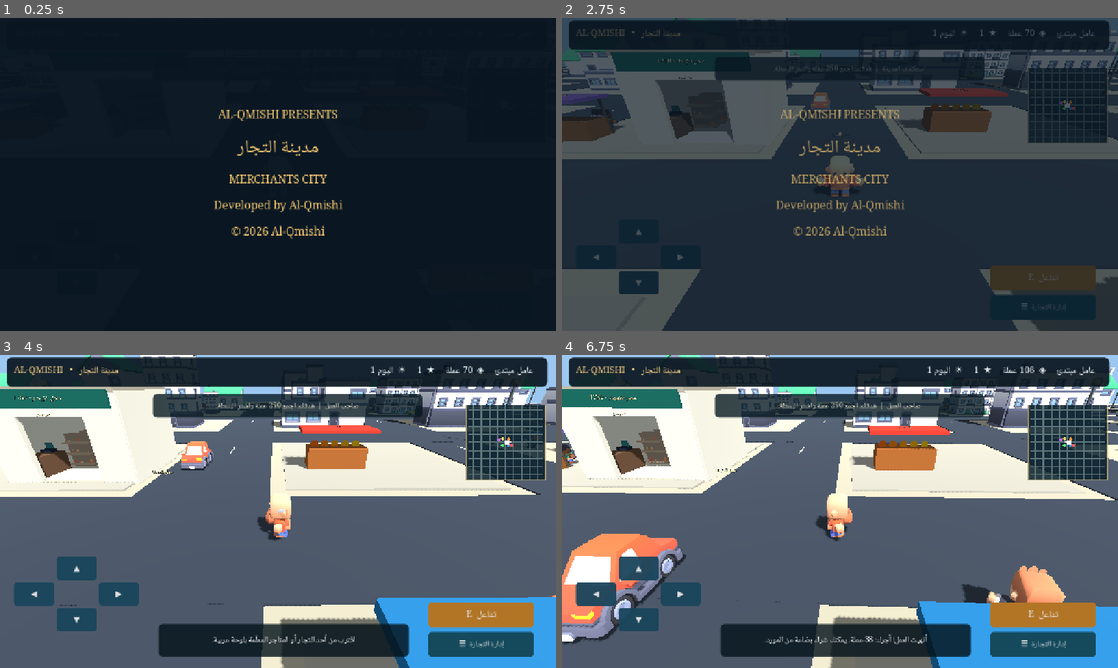
Above: before the commit, frames 1-4 (two rows, left to right).
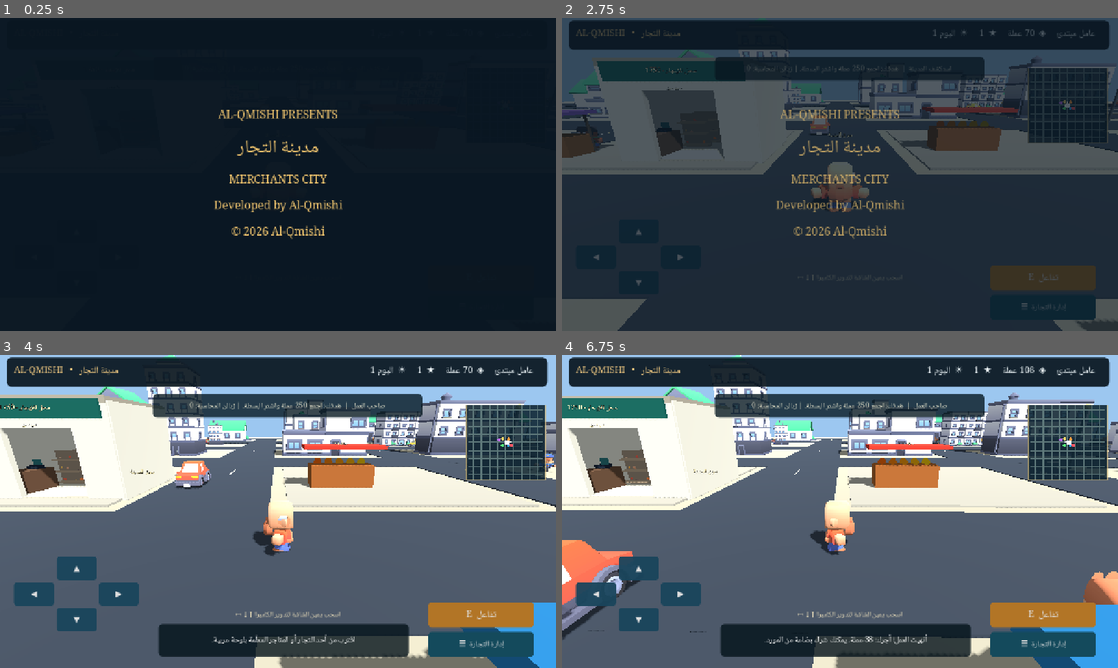
Above: after the commit, the same moments.

Repository: lllbx5ll-crypto/LLLLSLLLL
Game: Godot game, scene res://scenes/Main.tscn
Same seed, same stepped clock (60 frames per second), same inputs: the game is played once before the commit and once after it.
Inputs (mouse positions are in pixels of both pictures, inside the frame that each line leads up to):
- Up to frame 1 (0.25 s): no input
- Up to frame 2 (2.75 s): click "▲" at 0.5 s; click "◀" at 1.25 s; click "▶" at 2 s
- Up to frame 3 (4 s): tap Enter at 2.75 s; move the mouse to (400, 495) at 2.77 s; hold D 2.78-3.5 s; tap E at 2.85 s; click (400, 495) at 2.92 s; drag from (166, 527) to (250, 574) at 3.52 s
- Up to frame 4 (6.75 s): move the mouse to (895, 442) at 4.27 s; hold D 4.28-5 s; tap E at 4.35, 5.85 s; click (895, 442) at 4.42 s; drag from (812, 574) to (673, 464) at 5.02 s; move the mouse to (1006, 558) at 5.77 s; hold A 5.78-6.5 s; click (1006, 558) at 5.92 s; drag from (673, 464) to (756, 433) at 6.52 s

The runs differ from the first frame. In frame 2, 20% of the frame differs, in the area x 0-100%, y 0-100%; in frame 3, 27%; in frame 4, 32%.

Commit message:
Implement touch orbit camera and AI customer shopping queue and checkout loop

Diff:
--- /dev/null
+++ b/scripts/CustomerSystem.gd
@@ -0,0 +1,155 @@
+extends Node3D
+## Customers actually enter the player's stall/shop, choose goods,
+## walk to the register, queue and leave after checkout.
+## A small capped queue prevents heavy simulation costs on mobile.
+
+signal customer_news(message: String)
+signal queue_changed()
+
+const MAX_CUSTOMERS: int = 4
+const ARRIVAL_SECONDS: float = 10.0
+const ACTOR_SPEED: float = 2.35
+const CHARACTERS = [
+	"character-female-a", "character-male-c", "character-male-e",
+	"character-female-b", "character-female-c", "character-male-d"
+]
+
+var economy: Node
+var city: Node3D
+var customers: Array[Dictionary] = []
+var spawn_clock: float = 6.0
+var serial: int = 0
+
+func configure(economy_node: Node, city_node: Node3D) -> void:
+	economy = economy_node
+	city = city_node
+
+func _ready() -> void:
+	name = "CustomerSystem"
+
+func _process(delta: float) -> void:
+	if economy == null or not economy.stall_owned:
+		return
+	spawn_clock += delta
+	if spawn_clock >= ARRIVAL_SECONDS:
+		spawn_clock = 0.0
+		if customers.size() < MAX_CUSTOMERS:
+			_spawn()
+	for customer in customers.duplicate():
+		var actor: Node3D = customer["actor"]
+		var route: Array = customer["route"]
+		var segment: int = int(customer["segment"])
+		if segment >= route.size():
+			continue
+		var target: Vector3 = route[segment]
+		var delta_pos: Vector3 = target - actor.position
+		delta_pos.y = 0.0
+		if delta_pos.length() < 0.12:
+			customer["segment"] = segment + 1
+			if int(customer["segment"]) >= route.size():
+				if customer["leaving"]:
+					customers.erase(customer)
+					actor.queue_free()
+					queue_changed.emit()
+				else:
+					customer["ready"] = true
+					queue_changed.emit()
+			continue
+		actor.position = actor.position.move_toward(Vector3(target.x, actor.position.y, target.z), ACTOR_SPEED * delta)
+		actor.rotation.y = lerp_angle(actor.rotation.y, atan2(-delta_pos.x, -delta_pos.z), minf(1.0, delta * 8.0))
+		var model: Node3D = customer.get("model", null)
+		if model != null:
+			model.position.y = 0.025 * absf(sin(Time.get_ticks_msec() * 0.012 + float(customer["id"])))
+
+func _spawn() -> void:
+	if economy == null or not economy.stall_owned:
+		return
+	var at_shop: bool = economy.shop_owned
+	var store_center: Vector3 = city.LOCATIONS["shop"] if at_shop else city.LOCATIONS["stall"]
+	var actor := Node3D.new()
+	actor.name = "Customer_%03d" % serial
+	actor.position = store_center + Vector3(6.5 + float(serial % 3), 0, 8.0)
+	add_child(actor)
+	var id_name: String = CHARACTERS[serial % CHARACTERS.size()]
+	serial += 1
+	var model: Node3D = null
+	var path: String = "res://assets/models/mini-characters/" + id_name + ".glb"
+	if ResourceLoader.exists(path):
+		var scene: Resource = load(path)
+		if scene is PackedScene:
+			model = (scene as PackedScene).instantiate()
+			actor.add_child(model)
+			preload("res://scripts/ModelFit.gd").person(model, 1.7)
+	if model == null:
+		var mesh := MeshInstance3D.new()
+		var shape := CapsuleMesh.new()
+		shape.radius = 0.3
+		shape.height = 1.7
+		mesh.mesh = shape
+		mesh.position.y = 0.85
+		actor.add_child(mesh)
+
+	var item_index: int = serial % economy.PRODUCTS.size()
+	var candidates: Array[int] = []
+	for i in range(economy.PRODUCTS.size()):
+		if economy.stock_for(i) > 0:
+			candidates.append(i)
+	if not candidates.is_empty():
+		item_index = candidates[serial % candidates.size()]
+	var route: Array[Vector3] = []
+	if at_shop:
+		route = [
+			store_center + Vector3(0, 0, 5.6), # enter through front door
+			store_center + Vector3(0.5, 0, -0.9), # choose product at a shelf
+			store_center + Vector3(-1.8, 0, 1.75) # walk up to cashier
+		]
+	else:
+		route = [store_center + Vector3(0, 0, 2.3)]
+	customers.append({
+		"actor": actor, "model": model, "route": route,
+		"segment": 0, "ready": false, "leaving": false,
+		"id": serial, "product_index": item_index, "quantity": 1
+	})
+	customer_news.emit("زبون جديد يقترب من %s، توجه إلى المحاسبة." % ("محلك" if at_shop else "بسطتك"))
+	queue_changed.emit()
+
+func waiting_count() -> int:
+	var count: int = 0
+	for customer in customers:
+		if bool(customer["ready"]) and not bool(customer["leaving"]):
+			count += 1
+	return count
+
+func next_item_name() -> String:
+	for customer in customers:
+		if customer["ready"] and not customer["leaving"]:
+			return str(economy.product(int(customer["product_index"]))["name"])
+	return "لا يوجد زبون عند المحاسبة"
+
+func checkout() -> String:
+	if economy == null or not economy.stall_owned:
+		return "اشترِ بسطة ووفّر منتجات أولاً."
+	for customer in customers:
+		if not customer["ready"] or customer["leaving"]:
+			continue
+		var idx: int = int(customer["product_index"])
+		var before: int = economy.sold_count
+		var result: String = economy.sell_stock(idx, int(customer["quantity"]))
+		if economy.sold_count == before:
+			return result
+		customer["ready"] = false
+		customer["leaving"] = true
+		var entrance: Vector3 = city.LOCATIONS["shop"] if economy.shop_owned else city.LOCATIONS["stall"]
+		customer["route"] = [entrance + Vector3(1, 0, 6), entrance + Vector3(9, 0, 10)]
+		customer["segment"] = 0
+		queue_changed.emit()
+		return "المحاسبة تمت! الزبون استلم %s. %s" % [economy.product(idx)["name"], result]
+	return "لا يوجد زبون جاهز الآن. الزبائن يدخلون ويتسوقون ثم يتوجهون للمحاسبة."
+
+func debug_spawn_customer() -> void:
+	_spawn()
+
+func debug_mark_arrived() -> void:
+	for customer in customers:
+		customer["segment"] = customer["route"].size()
+		customer["ready"] = true
--- a/scripts/Game.gd
+++ b/scripts/Game.gd
@@ -7,6 +7,13 @@
 var avatar: CharacterBody3D
 var camera: Camera3D
 var sound: Node
+var customer_system: Node
+var orbit_yaw: float = 0.0
+var orbit_pitch: float = 0.32
+var orbit_distance: float = 8.5
+var look_finger: int = -1
+var mouse_orbit: bool = false
+var footstep_distance: float = 0.0
 var ui_root: Control
 var hud: Label
 var product_info: Label
@@ -42,12 +49,16 @@
 	camera.far = 195.0
 	camera.current = true
 	add_child(camera)
-	camera.position = avatar.position + Vector3(0, 5.7, 9.2)
+	camera.position = avatar.position + Vector3(0, 4.5, 8.5)
 	camera.look_at(avatar.position + Vector3(0, 1.0, 0))
+	customer_system = preload("res://scripts/CustomerSystem.gd").new()
+	customer_system.configure(economy, city)
+	add_child(customer_system)
 	sound = preload("res://scripts/SoundFX.gd").new()
 	add_child(sound)
 	economy.changed.connect(_on_economy_changed)
 	economy.event_posted.connect(_announce)
+	customer_system.customer_news.connect(_announce)
 	_create_interface()
 	_on_economy_changed()
 	_start_credits()
@@ -66,17 +77,56 @@
 		var event_panel := ui_root.get_node_or_null("EventNoticePanel")
 		if event_panel != null:
 			event_panel.visible = notice_duration > 0.0
-	var target: Vector3 = avatar.position + Vector3(0, 5.7, 9.2)
-	camera.position = camera.position.lerp(target, minf(1.0, delta * 5.0))
-	camera.look_at(avatar.position + Vector3(0, 1.1, 0))
+	# Orbit camera: swipe the right side of the screen, or hold right mouse button.
+	var orbit_offset := Vector3(
+		sin(orbit_yaw) * cos(orbit_pitch) * orbit_distance,
+		sin(orbit_pitch) * orbit_distance + 1.5,
+		cos(orbit_yaw) * cos(orbit_pitch) * orbit_distance
+	)
+	var target: Vector3 = avatar.global_position + orbit_offset
+	camera.global_position = camera.global_position.lerp(target, minf(1.0, delta * 7.5))
+	camera.look_at(avatar.global_position + Vector3(0, 1.45, 0))
+	avatar.camera_yaw = orbit_yaw
 	var move := Vector2(float(direction_keys["right"]) - float(direction_keys["left"]), float(direction_keys["down"]) - float(direction_keys["up"]))
 	avatar.touch_move = move.normalized()
-	if avatar.position.distance_to(previous_walk_pos) > 0.03:
-		walking_sfx_timer += delta
-		if walking_sfx_timer >= 0.52:
-			sound.effect("step")
-			walking_sfx_timer = 0.0
+	# Footsteps are triggered by distance travelled, not frame rate.
+	var moved: float = Vector2(avatar.position.x - previous_walk_pos.x, avatar.position.z - previous_walk_pos.z).length()
+	footstep_distance += moved
+	if moved > 0.015 and footstep_distance > 1.85:
+		sound.effect("step")
+		footstep_distance = 0.0
+	if moved < 0.015:
+		footstep_distance = minf(footstep_distance, 1.85)
 	previous_walk_pos = avatar.position
+
+func _input(event: InputEvent) -> void:
+	if (trading_overlay != null and trading_overlay.visible) or (pop_overlay != null and pop_overlay.visible) or (help_overlay != null and help_overlay.visible):
+		return
+	var screen: Vector2 = get_viewport().get_visible_rect().size
+	if event is InputEventScreenTouch:
+		var touch := event as InputEventScreenTouch
+		if touch.pressed and look_finger == -1 and touch.position.x > screen.x * 0.27 and touch.position.y > screen.y * 0.22 and touch.position.y < screen.y * 0.77:
+			look_finger = touch.index
+		if not touch.pressed and touch.index == look_finger:
+			look_finger = -1
+	elif event is InputEventScreenDrag:
+		var drag := event as InputEventScreenDrag
+		if drag.index == look_finger:
+			_rotate_camera(drag.screen_relative)
+	elif event is InputEventMouseButton:
+		var mouse_button := event as InputEventMouseButton
+		if mouse_button.button_index == MOUSE_BUTTON_RIGHT:
+			mouse_orbit = mouse_button.pressed
+		elif mouse_button.pressed and mouse_button.button_index == MOUSE_BUTTON_WHEEL_UP:
+			orbit_distance = maxf(3.5, orbit_distance - 0.65)
+		elif mouse_button.pressed and mouse_button.button_index == MOUSE_BUTTON_WHEEL_DOWN:
+			orbit_distance = minf(13.0, orbit_distance + 0.65)
+	elif event is InputEventMouseMotion and mouse_orbit:
+		_rotate_camera((event as InputEventMouseMotion).relative)
+
+func _rotate_camera(delta_pixels: Vector2) -> void:
+	orbit_yaw = wrapf(orbit_yaw - delta_pixels.x * 0.0052, -PI, PI)
+	orbit_pitch = clampf(orbit_pitch - delta_pixels.y * 0.0048, -0.12, 1.13)
 
 func _unhandled_input(event: InputEvent) -> void:
 	if event is InputEventKey and event.pressed and not event.echo:
@@ -224,6 +274,16 @@
 	_create_trade_popup()
 	_create_sign_popup()
 	_create_help_popup()
+	var help_hint := Label.new()
+	help_hint.text = "اسحب يمين الشاشة لتدوير الكاميرا ↑ ↓ ↔"
+	help_hint.anchor_left = 0.285
+	help_hint.anchor_right = 0.75
+	help_hint.anchor_top = 0.81
+	help_hint.anchor_bottom = 0.845
+	help_hint.horizontal_alignment = HORIZONTAL_ALIGNMENT_CENTER
+	help_hint.add_theme_font_size_override("font_size", 16)
+	help_hint.add_theme_color_override("font_color", Color(0.99, 0.93, 0.77))
+	ui_root.add_child(help_hint)
 
 func _create_trade_popup() -> void:
 	trading_overlay = ColorRect.new()
@@ -297,7 +357,7 @@
 	action_scroll.add_child(action_grid)
 	_menu_action(action_grid, "العمل لدى التاجر", "work", Color(0.15, 0.36, 0.46))
 	_menu_action(action_grid, "شراء ٣ منتجات", "buy", Color(0.13, 0.35, 0.29))
-	_menu_action(action_grid, "بيع منتج", "sell", Color(0.15, 0.44, 0.29))
+	_menu_action(action_grid, "محاسبة الزبون", "sell", Color(0.15, 0.44, 0.29))
 	_menu_action(action_grid, "شراء بسطة: 250", "stall", Color(0.46, 0.32, 0.15))
 	_menu_action(action_grid, "فتح محل: 1750", "shop", Color(0.46, 0.27, 0.17))
 	_menu_action(action_grid, "توصيل الطلبات", "deliver", Color(0.31, 0.26, 0.43))
@@ -422,7 +482,7 @@
 	var vertical := VBoxContainer.new()
 	card.add_child(vertical)
 	var information := Label.new()
-	information.text = "مدينة التجار | Merchants City\nالمطور:  …(251 unchanged characters)… / أزرار اللمس.\nالتفاعل: E أو زر تفاعل. جميع الأموال داخل اللعبة خيالية."
+	information.text = "مدينة التجار | Merchants City\nالمطور:  …(251 unchanged characters)… / أزرار اللمس.\nالتفاعل: E أو زر تفاعل. للمحاسبة انتظر وصول الزبائن للكاشير.\nالكاميرا: اسحب على يمين الشاشة أو زر الفأرة الأيمن؛ عجلة الفأرة للتقريب.\nجميع الأموال داخل اللعبة خيالية."
 	information.autowrap_mode = TextServer.AUTOWRAP_WORD_SMART
 	information.add_theme_font_size_override("font_size", 22)
 	vertical.add_child(information)
@@ -476,7 +536,8 @@
 	hud.text = "%s     ◈  %d عملة     ★  %d     ☀  اليوم %d" % [economy.stage_name(), economy.money, economy.reputation, economy.day]
 	var loc: String = city.nearest_location(avatar.position, 9.5)
 	var loc_text: String = city.LOCATION_LABELS.get(loc, "استكشف المدينة")
-	location_info.text = "%s  |  %s" % [str(loc_text), economy.objective()]
+	var queue_details: String = " | زبائن المحاسبة: %d" % customer_system.waiting_count() if customer_system != null else ""
+	location_info.text = "%s  |  %s%s" % [str(loc_text), economy.objective(), queue_details]
 	var item: Dictionary = economy.product(selected_product)
 	product_info.text = "%s  |  مخزونك: %d\nسعر المورد: %d  |  سعرك: %d  |  سعر المنافس: %d" % [
 		str(item["name"]), economy.stock_for(selected_product), economy.buy_cost(selected_product),
@@ -504,7 +565,7 @@
 		"buy":
 			message = economy.buy_stock(selected_product, 3) if _can_use("supplier") else "اذهب إلى المورد الأخضر في السوق."
 		"sell":
-			message = economy.sell_stock(selected_product, 1) if (_can_use("stall") or _can_use("shop")) else "اقترب من بسطة البيع أو محلك."
+			message = customer_system.checkout() if (_can_use("stall") or _can_use("shop")) else "اقترب من الكاشير في محلك أو من بسطتك."
 		"stall":
 			message = economy.buy_stall() if _can_use("stall") else "اذهب إلى موقع البسطة الحمراء."
 		"shop":
@@ -542,7 +603,7 @@
 				"stall":
 					_action("sell" if economy.stall_owned else "stall")
 				"shop":
-					_action("shop" if not economy.shop_owned else "sign")
+					_action("shop" if not economy.shop_owned else "sell")
 				"rival":
 					_action("rival")
 				"delivery":
--- a/tests/world_smoke.gd
+++ b/tests/world_smoke.gd
@@ -22,6 +22,10 @@
 		push_error("Player did not initialize")
 		quit(1)
 		return
+	if game.get_node_or_null("CustomerSystem") == null:
+		push_error("Customers system missing")
+		quit(1)
+		return
 	if game.get_node_or_null("Traffic") == null:
 		push_error("City traffic did not initialize")
 		quit(1)
